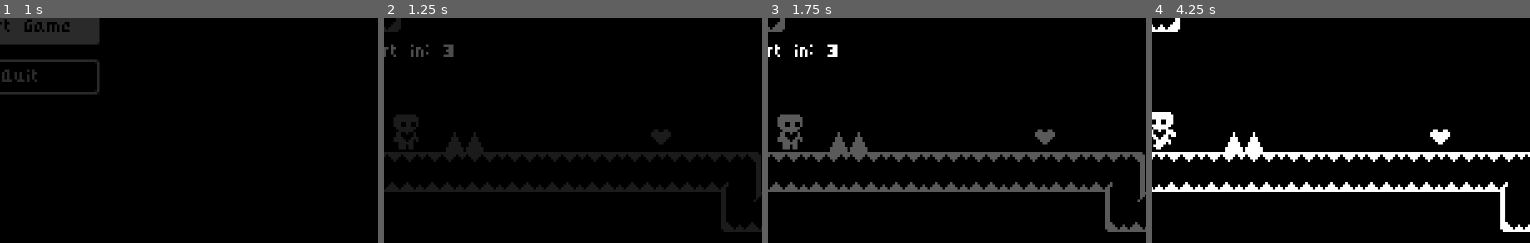
Above: before the commit, frames 1-4 (left to right).
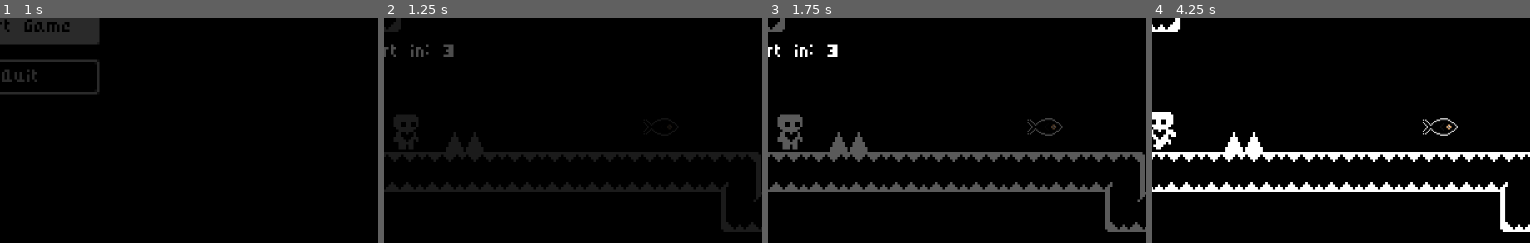
Above: after the commit, the same moments.

Repository: GreyCDevs/platformer-godot
Game: Godot game, scene res://scenes/ui/menu/start_menu.tscn
Same seed, same stepped clock (60 frames per second), same inputs: the game is played once before the commit and once after it.
Inputs:
- Up to frame 1 (1 s): click "Start Game" at 0.5 s
- Up to frame 2 (1.25 s): no input
- Up to frame 3 (1.75 s): hold Right (move_right) from 1.28 s (still down); tap Space (jump) at 1.52 s
- Up to frame 4 (4.25 s): tap Enter at 2, 3.5 s; tap Space (jump) at 2.27, 2.75, 3.77 s; release Right (move_right) at 2.78 s; hold Left (move_left) from 2.78 s (still down)
The pictures show only the part of the screen within x 44-94%, y 42-92%; the shares and areas given below are measured in that part.

Frame 1 is identical in both runs. In frame 2, 0.2% of the frame differs, in the area x 70-76%, y 49-56%; in frame 3, 0.4%; in frame 4, 0.5%, in the area x 71-81%, y 44-57%.

Commit message:
add sardine collectible

Diff:
--- a/scenes/collectibles/heart/heart.tscn
+++ /dev/null
@@ -1,20 +0,0 @@
-[gd_scene load_steps=4 format=3 uid="uid://ibkbt6ci18f8"]
-
-[ext_resource type="Texture2D" uid="uid://cc2i3alqpfonm" path="res://resources/images/collectibles/heart/heart.png" id="1_6f8gx"]
-[ext_resource type="Script" uid="uid://3gn3sipdij2r" path="res://scenes/collectibles/heart/heart.gd" id="1_uwc7a"]
-
-[sub_resource type="CircleShape2D" id="CircleShape2D_uwc7a"]
-radius = 5.0
-
-[node name="Heart" type="Area2D" groups=["Hearts"]]
-collision_layer = 0
-collision_mask = 2
-script = ExtResource("1_uwc7a")
-
-[node name="Sprite2D" type="Sprite2D" parent="."]
-texture = ExtResource("1_6f8gx")
-
-[node name="CollisionShape2D" type="CollisionShape2D" parent="."]
-shape = SubResource("CircleShape2D_uwc7a")
-
-[connection signal="body_entered" from="." to="." method="_on_body_entered"]
--- /dev/null
+++ b/scenes/collectibles/sardine/sardine.tscn
@@ -0,0 +1,23 @@
+[gd_scene load_steps=4 format=3 uid="uid://ibkbt6ci18f8"]
+
+[ext_resource type="Script" uid="uid://3gn3sipdij2r" path="res://scenes/collectibles/sardine/sardine.gd" id="1_uwc7a"]
+[ext_resource type="Texture2D" uid="uid://bo22xxh2ndtrk" path="res://assets/images/collectibles/sardine/sardine.png" id="2_nxfyp"]
+
+[sub_resource type="CapsuleShape2D" id="CapsuleShape2D_nxfyp"]
+radius = 5.0
+height = 16.0
+
+[node name="Heart" type="Area2D" groups=["Hearts"]]
+collision_layer = 0
+collision_mask = 2
+script = ExtResource("1_uwc7a")
+
+[node name="Sprite2D" type="Sprite2D" parent="."]
+scale = Vector2(0.5, 0.5)
+texture = ExtResource("2_nxfyp")
+
+[node name="CollisionShape2D" type="CollisionShape2D" parent="."]
+rotation = 1.5708
+shape = SubResource("CapsuleShape2D_nxfyp")
+
+[connection signal="body_entered" from="." to="." method="_on_body_entered"]
--- a/scenes/levels/test_level.tscn
+++ b/scenes/levels/test_level.tscn
@@ -3,7 +3,7 @@
 [ext_resource type="PackedScene" uid="uid://qvf4ea06wf2a" path="res://scenes/world/world_template.tscn" id="1_03iei"]
 [ext_resource type="PackedScene" uid="uid://b54h0clci831w" path="res://scenes/levels/second_test_level.tscn" id="2_fr1um"]
 [ext_resource type="PackedScene" uid="uid://dwal5ust4jb7m" path="res://scenes/dangers/spikes/spikes.tscn" id="2_sn7cj"]
-[ext_resource type="PackedScene" uid="uid://ibkbt6ci18f8" path="res://scenes/collectibles/heart/heart.tscn" id="4_v45ci"]
+[ext_resource type="PackedScene" uid="uid://ibkbt6ci18f8" path="res://scenes/collectibles/sardine/sardine.tscn" id="4_v45ci"]
 
 [node name="LevelOne" instance=ExtResource("1_03iei")]
 next_level = ExtResource("2_fr1um")
@@ -15,7 +15,7 @@
 position = Vector2(98, 336)
 
 [node name="Heart" parent="Collectibles" index="0" instance=ExtResource("4_v45ci")]
-position = Vector2(184, 330)
+position = Vector2(183, 326)
 
 [node name="LevelTileMap" parent="." index="4"]
 layer_0/tile_data = PackedInt32Array(0, 131072, 0, 65536, 131072, 1, 131072, 131072, 1, 196608, 131072, 1, 262144, 1310 …(11366 unchanged characters)…
--- a/scenes/ui/icons/health/sardine_health.tscn
+++ b/scenes/ui/icons/health/sardine_health.tscn
@@ -1,6 +1,6 @@
 [gd_scene load_steps=2 format=3 uid="uid://dx021munrhlss"]
 
-[ext_resource type="Texture2D" uid="uid://m8rhqxf06ybj" path="res://assets/images/collectibles/sardine/sardine.png" id="1_uxbxy"]
+[ext_resource type="Texture2D" uid="uid://m8rhqxf06ybj" path="res://assets/images/collectibles/sardine_skeleton/sardine_skeleton.png" id="1_uxbxy"]
 
 [node name="SardineHealth" type="Sprite2D"]
 scale = Vector2(0.5, 0.5)
Binary file added: assets/ase/sardine/full_sardine.aseprite
Binary file changed: assets/images/collectibles/sardine/sardine.png
Not shown, changed: assets/images/collectibles/sardine/sardine.png.import
Renamed: scenes/collectibles/heart/heart.gd -> scenes/collectibles/sardine/sardine.gd
Renamed: scenes/collectibles/heart/heart.gd.uid -> scenes/collectibles/sardine/sardine.gd.uid
